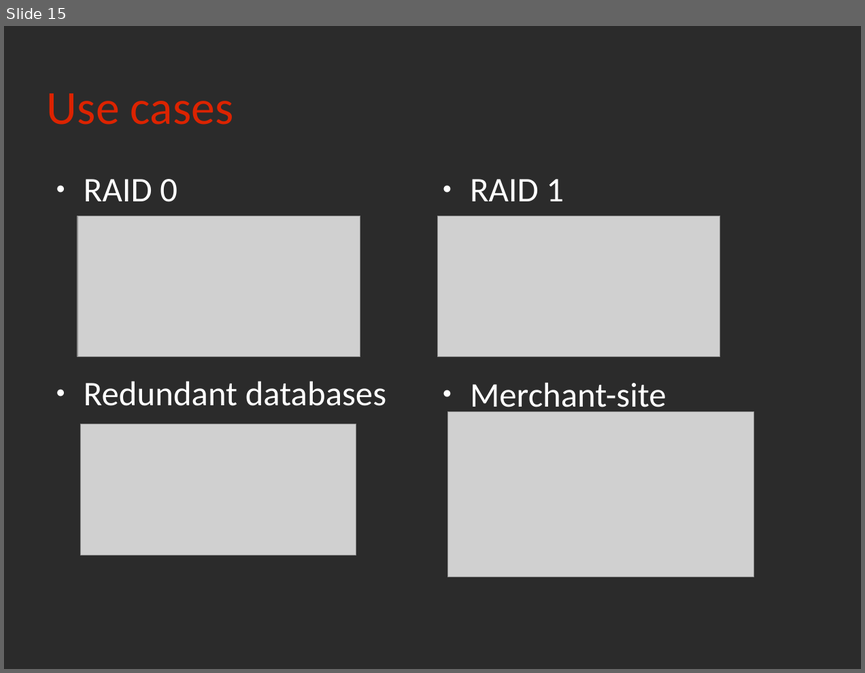
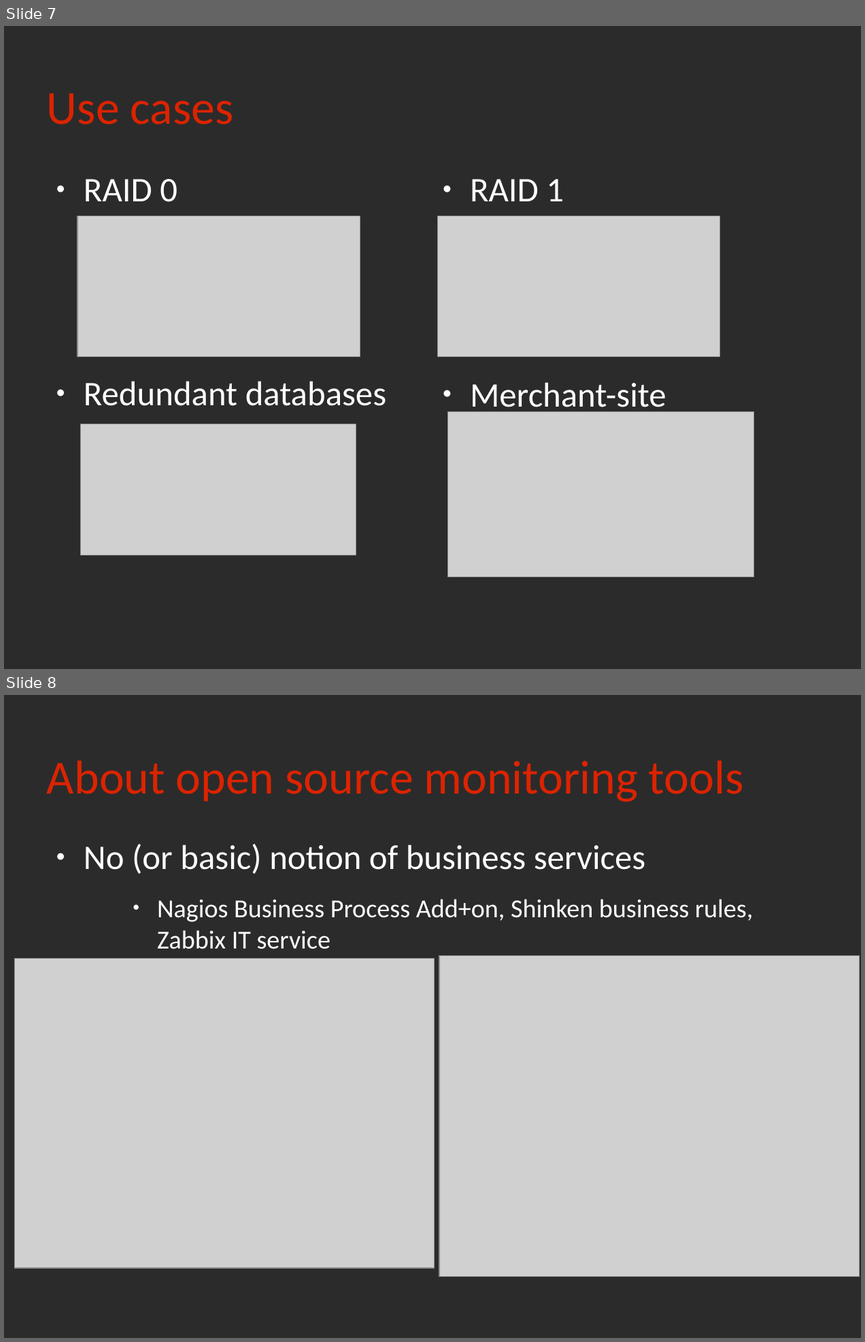
Before and after one commit to rchakode/realopinsight, a slide deck: doc/talks/rmll-2013.odp. Shown one above the other, each under a label of ours: slide 15 before the commit, slides 7 and 8 after it. The pictures are 865x673 and 865x1342 pixels, drawn with LibreOffice and Linux fonts; fonts in the diff are those of the drawing; grey boxes stand for pictures; background and template pictures are left out; a plain dark background stands for a picture behind light text. Boxes give left, top, right and bottom in pixels: in the first picture for what was removed or moved away, otherwise in the second. Text is boxed around its words. In the diff, an @@ line names an element or a change of style, - is before the commit and + after.

```diff
--- a/doc/talks/rmll-2013.odp
+++ b/doc/talks/rmll-2013.odp
@@ slide 8 added at [4, 695, 861, 1338], background picture (left out) @@
@@ title added at [47, 760, 744, 802], 44 pt, text #DC2300 @@
+About open source monitoring tools
@@ text added at [84, 844, 753, 949], 24 pt, text #FFFFFF @@
+● No (or basic) notion of business services
+    ● Nagios Business Process Add+on, Shinken business rules, Zabbix IT service
@@ picture added at [15, 959, 434, 1268] @@
@@ picture added at [439, 955, 859, 1276] @@
@@ what was slide 15 is now slide 7 @@
```
Also in this commit, not shown: 10 slides changed, 3 other slides added, 3 slides removed, 2 other files.
